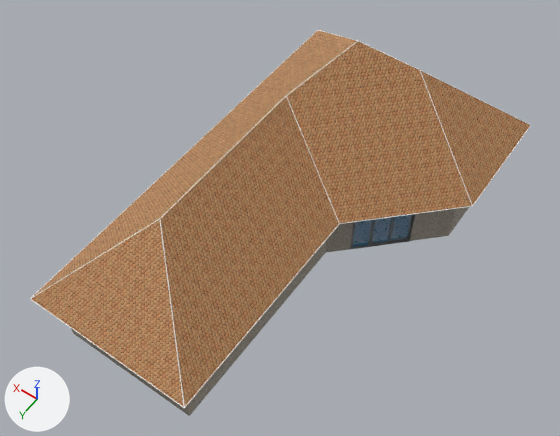
The glTF model telhados/telhado32a.glb as it was, and as the next commit left it.
Camera for both pictures: a 50 mm camera at (-11.2, 17.2, 28.0) aimed at (-0.1, 1.6, 3.6). Arrows for +X, +Y and +Z are at lower left; the lights stay in place. Vertices at the same position are counted once.

In view in the first picture: 'root'.
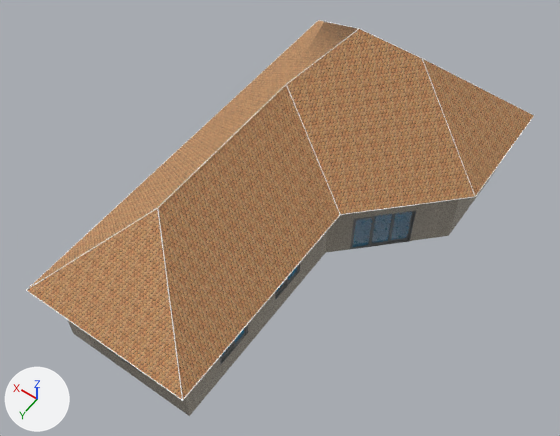
What differs and where, as boxes [x1, y1, x2, y2] in the pictures (560 x 436 px; the box of a moved part takes in the faces that stretch with it):
'root', reshaped: before [30, 30, 531, 416]; after [26, 20, 535, 416]
part 1 of me_mesh_0, moved or reshaped: before [160, 220, 185, 407]; after [158, 209, 183, 400]
part 2 of me_mesh_0, moved or reshaped: before [420, 70, 531, 125]; after [422, 58, 535, 116]
part 3 of me_mesh_0, moved or reshaped: before [286, 96, 340, 224]; after [286, 84, 341, 215]
part 4 of me_mesh_0, moved or reshaped: before [30, 30, 531, 408]; after [26, 20, 534, 401]
part 5 of me_mesh_0, surface changed: before [31, 30, 530, 411]; after [27, 21, 534, 411]

The change, as a diff of the scene's bpy script:
```diff
--- a/telhados/telhado32a.glb.py
+++ b/telhados/telhado32a.glb.py
@@ me_mesh_0 @@
 # used by ob_root; location = (0.0, 0.0, 0.0)
-me_mesh_0.from_pydata(...)  # 3426 vertices, 7773 faces; spans x -6.0..5.6, y -9.6..9.9, z 0.1..8.1
+me_mesh_0.from_pydata(...)  # 3426 vertices, 7773 faces; spans x -6.0..5.6, y -9.6..9.9, z 0.1..8.7
+# me_mesh_0 part 1: the loose piece of 75 vertices spanning x -2.0..1.8, y 6.2..9.9, z 3.1..6.8 is moved by (0.0, 0.0, 0.6)
+# me_mesh_0 part 2: the loose piece of 76 vertices spanning x -6.0..-1.9, y -9.5..-5.5, z 3.1..7.1 is moved by (0.0, 0.0, 0.6)
+# me_mesh_0 part 3: the loose piece of 78 vertices spanning x -2.0..1.8, y -1.4..0.2, z 3.1..6.8 is moved by (0.0, 0.0, 0.6)
+# me_mesh_0 part 4: 703 of 3426 vertices moved; they spanned x -6.0..5.6, y -9.6..9.9, z 2.5..8.1 and now span x -6.0..5.6, y -9.6..9.9, z 2.5..8.7; mean shift (0.0, 0.0, 0.6); largest move (-0.2, -9.6, 3.1) -> (5.6, -9.6, 3.7)
+# me_mesh_0 part 5: 187 kept faces spanning x -6.0..5.5, y -9.5..9.9, z 0.2..8.7 get new texture (UV) coordinates
 me_mesh_0.materials.append(mat_cinder_block)
```
